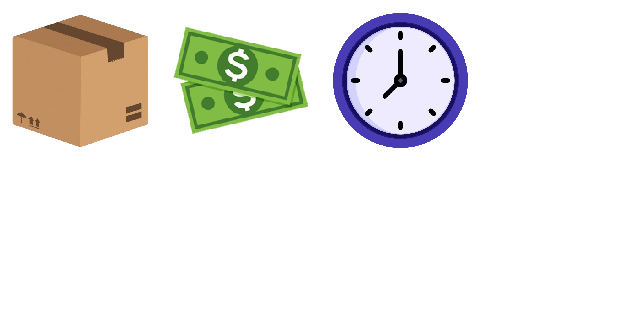
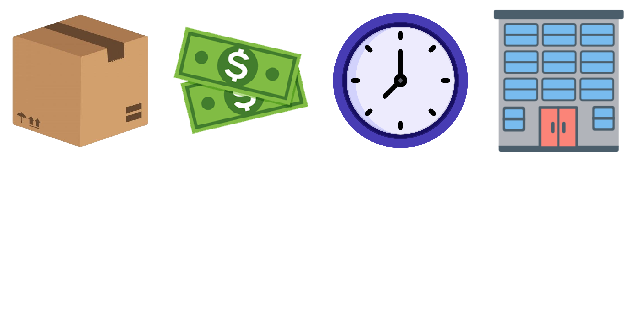
The second 640px x 320px image is a revision of the first. Changes to its layers:
added layer "Vector Smart Object" (1st of 2) above "Vector Smart Object" over [493, 9, 624, 152]
